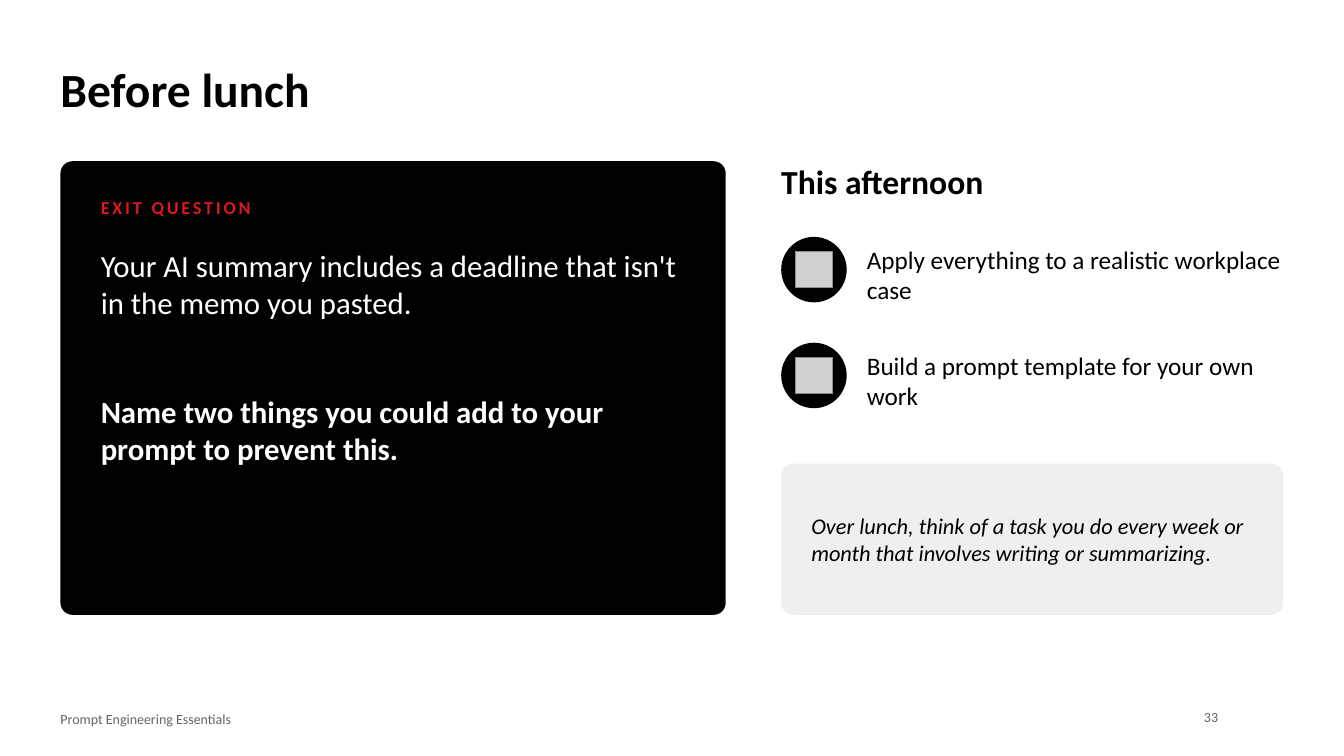
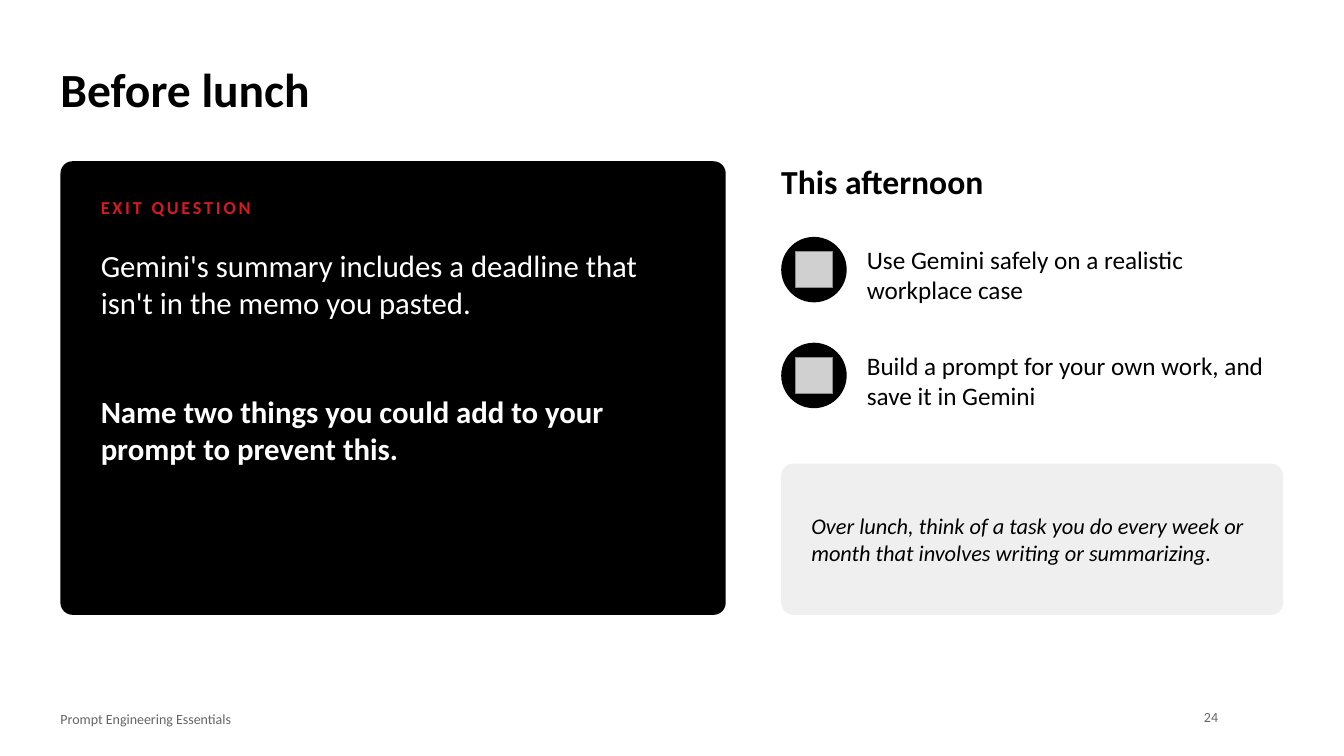
Before and after one commit to DataHurdler/pb-group-D, a slide deck: slide 24 of materials/slides/prompt-engineering-essentials.pptx (slide 33 before the commit). Drawn at 1344x756 pixels with LibreOffice and Linux fonts; fonts in the diff are those of the drawing; grey boxes stand for pictures; background and template pictures are left out. Boxes give left, top, right and bottom in pixels: in the first picture for what was removed or moved away, otherwise in the second. Text is boxed around its words. In the diff, an @@ line names an element or a change of style, - is before the commit and + after.

```diff
--- a/materials/slides/prompt-engineering-essentials.pptx
+++ b/materials/slides/prompt-engineering-essentials.pptx
@@ text at (x1=101, y1=255, x2=637, y2=319): text changed @@
-Your AI summary includes a deadline that isn't in the memo you pasted.
+Gemini's summary includes a deadline that isn't in the memo you pasted.
@@ text at (x1=867, y1=251, x2=1183, y2=303): text changed @@
-Apply everything to a realistic workplace case
+Use Gemini safely on a realistic workplace case
@@ text at (x1=867, y1=357, x2=1263, y2=406): text changed @@
-Build a prompt template for your own work
+Build a prompt for your own work, and save it in Gemini
@@ page number at (x1=1204, y1=713, x2=1218, y2=722): text changed @@
-33
+24
```
Also in this commit, not shown: 32 other slides changed, 2 slides added, 11 slides removed, 21 other files.
